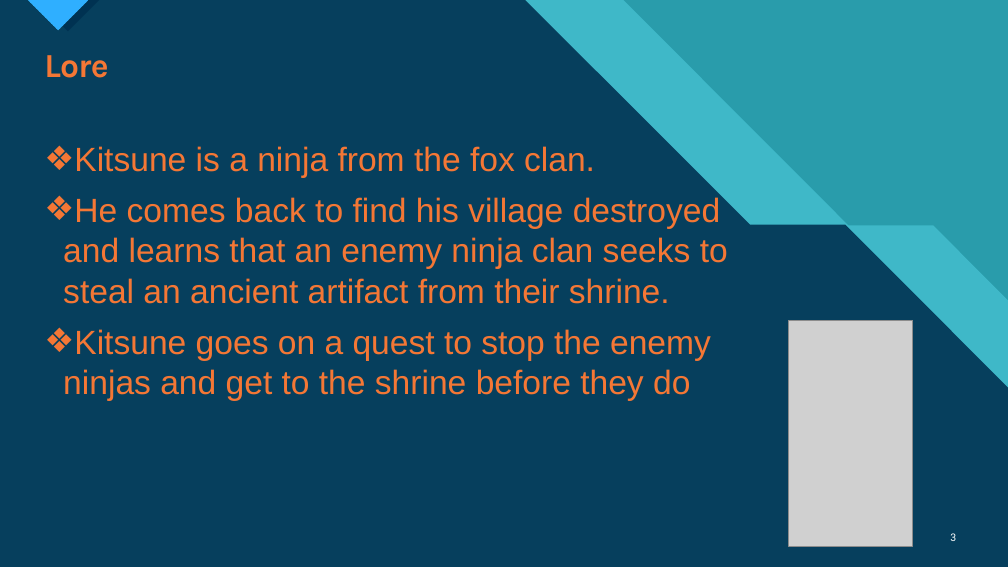
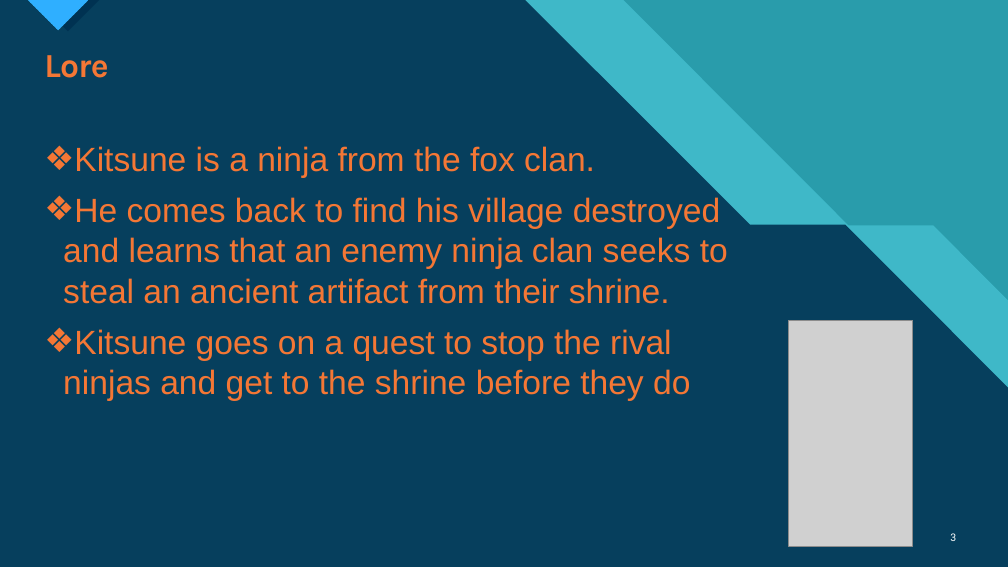
Before and after one commit to RuuchSamic/vgda-shinobi, a slide deck: slide 3 of Kitsune Prototype Powerpoint.pptx. Drawn at 1008x567 pixels with LibreOffice and Linux fonts; fonts in the diff are those of the drawing; grey boxes stand for pictures. Boxes give left, top, right and bottom in pixels: in the first picture for what was removed or moved away, otherwise in the second. Text is boxed around its words. In the diff, an @@ line names an element or a change of style, - is before the commit and + after.

Commit message:
Revert "no message"
This reverts commit eb9ad8890c8afe7d27048e2ff12ef225446b1dba.

```diff
--- a/Kitsune Prototype Powerpoint.pptx
+++ b/Kitsune Prototype Powerpoint.pptx
@@ text at [63,329,690,401]: text changed @@
-❖ Kitsune goes on a quest to stop the enemy ninjas and get to the shrine before they do
+❖ Kitsune goes on a quest to stop the rival ninjas and get to the shrine before they do
```
